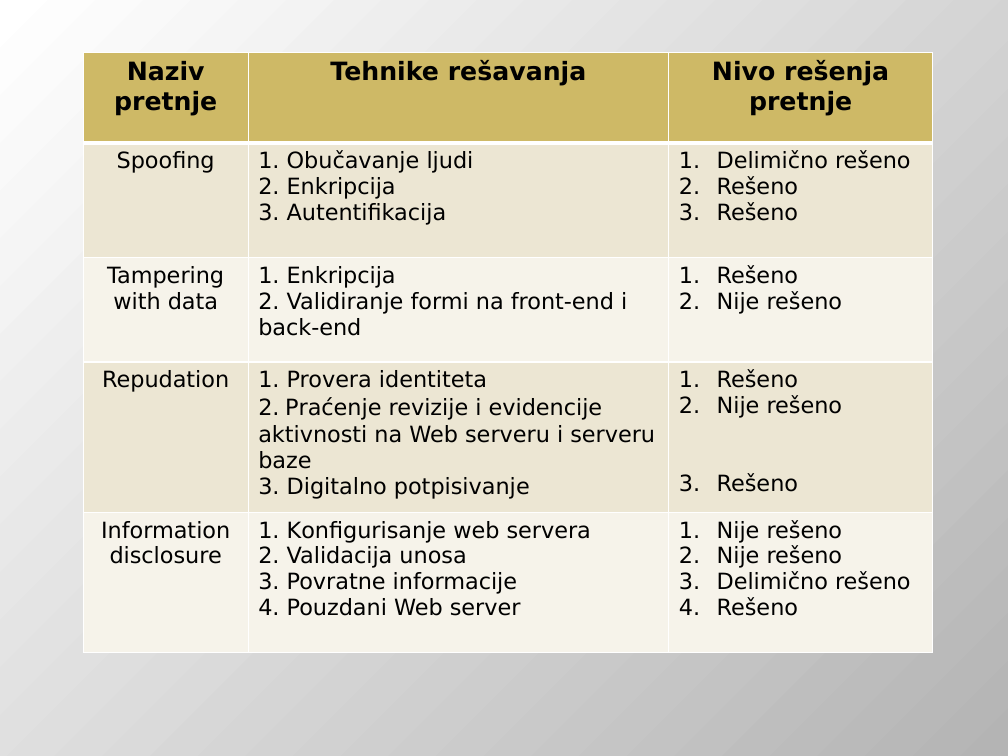
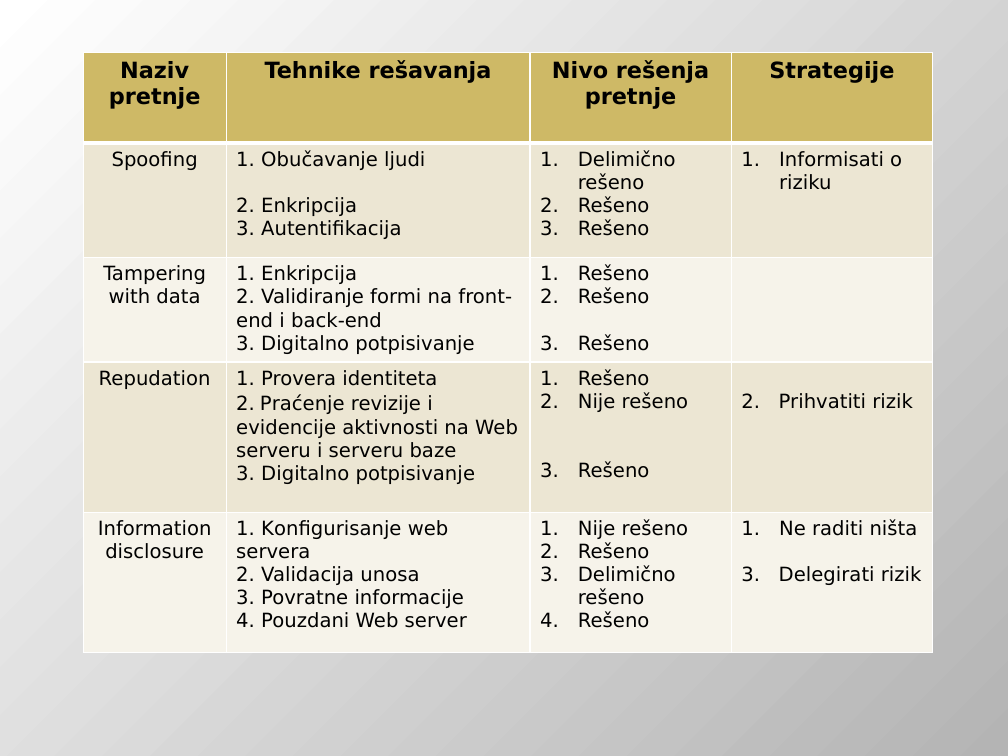
Before and after one commit to DejanUrosevic/XML-Projekat, a slide deck: slide 55 of Model Pretnji.pptx. Drawn at 1008x756 pixels with LibreOffice and Linux fonts; fonts in the diff are those of the drawing. Boxes give left, top, right and bottom in pixels: in the first picture for what was removed or moved away, otherwise in the second. Text is boxed around its words. In the diff, an @@ line names an element or a change of style, - is before the commit and + after.

```diff
--- a/Model Pretnji.pptx
+++ b/Model Pretnji.pptx
@@ table at box(84, 52, 933, 652) @@
-column 2: Tehnike rešavanja | 1. Obučavanje ljudi / 2. Enkripcija / 3. Autentifikacija | 1. Enkripcija / 2. Validiranje formi na front-end i back-end | 1. Provera identiteta / 2. Praćenje revizije i evidencije aktivnosti na Web serveru i serveru baze / 3. Digitalno potpisivanje | 1. Konfigurisanje web servera / 2. Validacija unosa / 3. Povratne informacije / 4. Pouzdani Web server
-column 3: Nivo rešenja pretnje | Delimično rešeno / Rešeno / Rešeno | Rešeno / Nije rešeno | Rešeno / Nije rešeno / Rešeno | Nije rešeno / Nije rešeno / Delimično rešeno / Rešeno
+column 2: Tehnike rešavanja | 1. Obučavanje ljudi / 2. Enkripcija / 3. Autentifikacija | 1. Enkripcija / 2. Validiranje formi na front-end i back-end / 3. Digitalno potpisivanje | 1. Provera identiteta / 2. Praćenje revizije i evidencije aktivnosti na Web serveru i serveru baze / 3. Digitalno potpisivanje | 1. Konfigurisanje web servera / 2. Validacija unosa / 3. Povratne informacije / 4. Pouzdani Web server
+column 3: Nivo rešenja pretnje | Delimično rešeno / Rešeno / Rešeno | Rešeno / Rešeno / Rešeno | Rešeno / Nije rešeno / Rešeno | Nije rešeno / Rešeno / Delimično rešeno / Rešeno
+column 4: Strategije | Informisati o riziku |  | 2. Prihvatiti rizik | Ne raditi ništa / 3. Delegirati rizik
```
Also in this commit, not shown: 10 other slides changed, 1 slide added, 2 other files.
